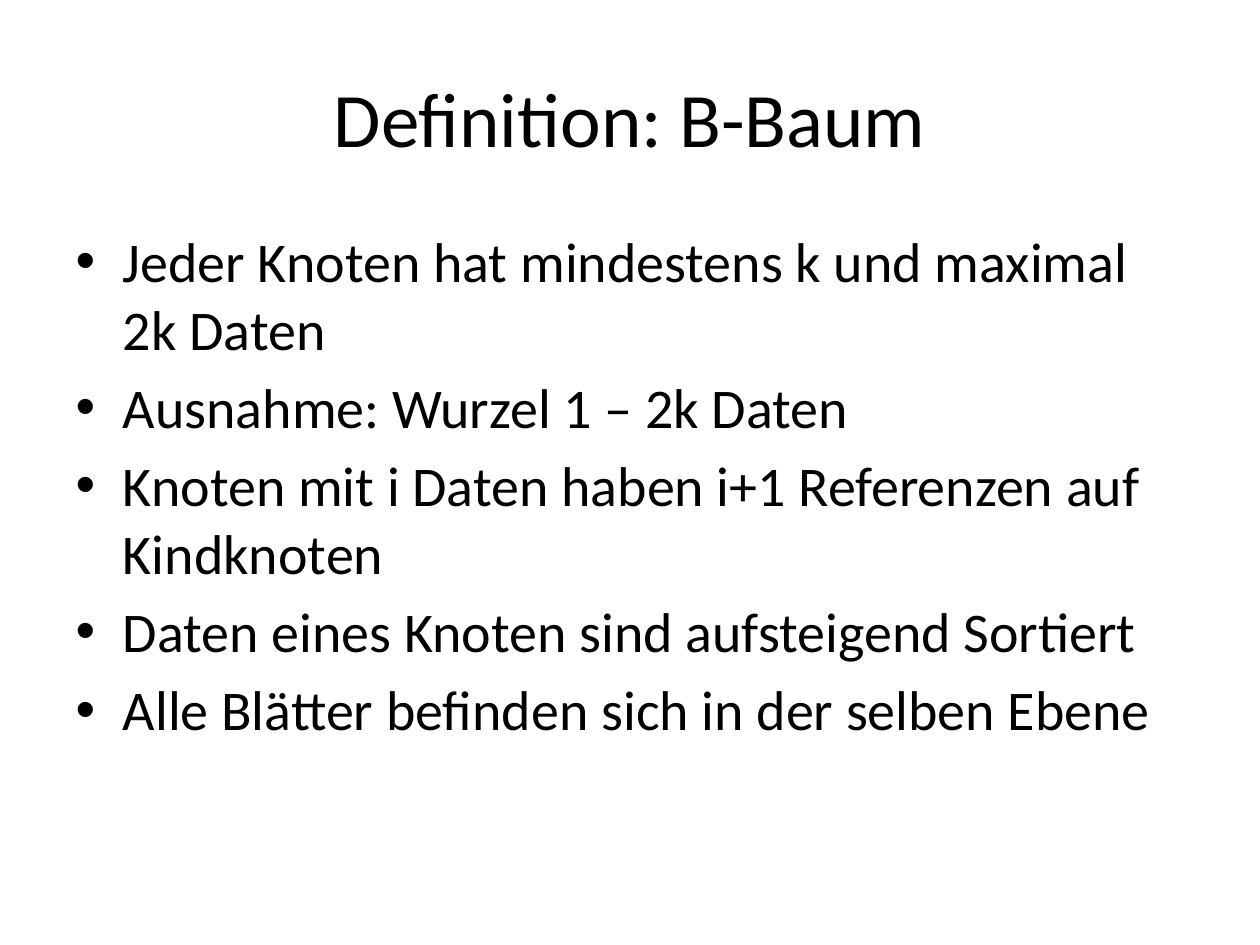
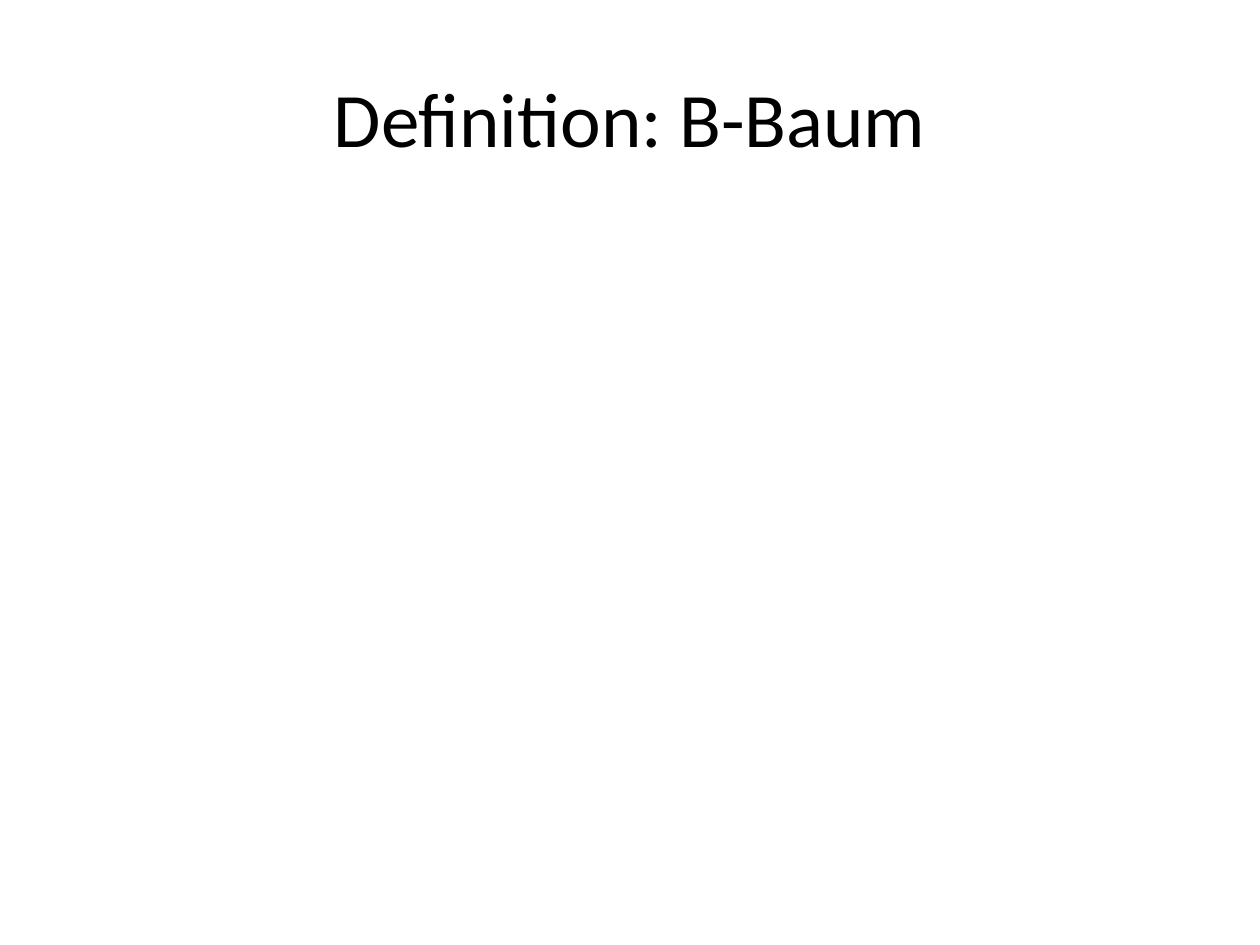
Before and after one commit to sebrockm/Algorithm_Engineering_Project, a slide deck: slide 3 of blob/blatt1/ae.pptx. Drawn at 1260x945 pixels with LibreOffice and Linux fonts; fonts in the diff are those of the drawing; grey boxes stand for pictures. Boxes give left, top, right and bottom in pixels: in the first picture for what was removed or moved away, otherwise in the second. Text is boxed around its words. In the diff, an @@ line names an element or a change of style, - is before the commit and + after.

```diff
--- a/blob/blatt1/ae.pptx
+++ b/blob/blatt1/ae.pptx
@@ text removed at (x1=123, y1=243, x2=1150, y2=731) @@
-• Jeder Knoten hat mindestens k und maximal 2k Daten
-• Ausnahme: Wurzel 1 – 2k Daten
-• Knoten mit i Daten haben i+1 Referenzen auf Kindknoten
-• Daten eines Knoten sind aufsteigend Sortiert
-• Alle Blätter befinden sich in der selben Ebene
```
Also in this commit, not shown: 4 other slides changed, 1 other file.
